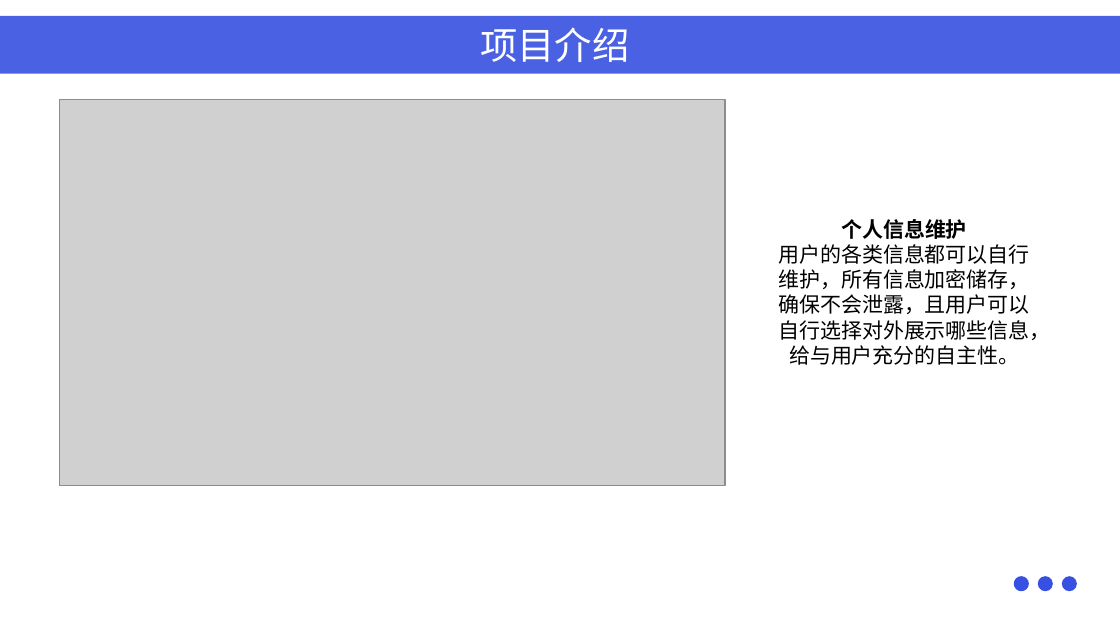
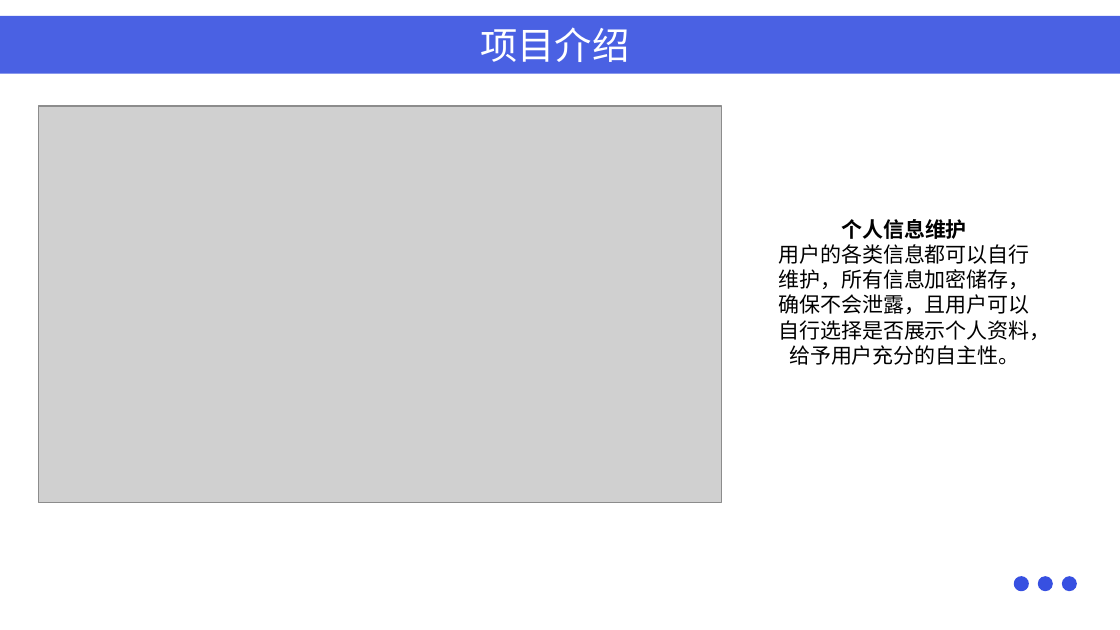
Before and after one commit to sisyphus111/SE2303, a slide deck: slide 12 of 界面原型迭代报告.pptx. Drawn at 1120x630 pixels with LibreOffice and Linux fonts; fonts in the diff are those of the drawing; grey boxes stand for pictures. Boxes give left, top, right and bottom in pixels: in the first picture for what was removed or moved away, otherwise in the second. Text is boxed around its words. In the diff, an @@ line names an element or a change of style, - is before the commit and + after.

```diff
--- a/界面原型迭代报告.pptx
+++ b/界面原型迭代报告.pptx
@@ picture resized from (x1=59, y1=100, x2=725, y2=486) to (x1=38, y1=106, x2=721, y2=503) @@
@@ text at (x1=779, y1=244, x2=1051, y2=365): text changed @@
-用户的各类信息都可以自行维护，所有信息加密储存，确保不会泄露，且用户可以自行选择对外展示哪些信息，给与用户充分的自主性。
+用户的各类信息都可以自行维护，所有信息加密储存，确保不会泄露，且用户可以自行选择是否展示个人资料，给予用户充分的自主性。
```
Also in this commit, not shown: 1 other slide changed, 1 slide removed, 25 other files.
